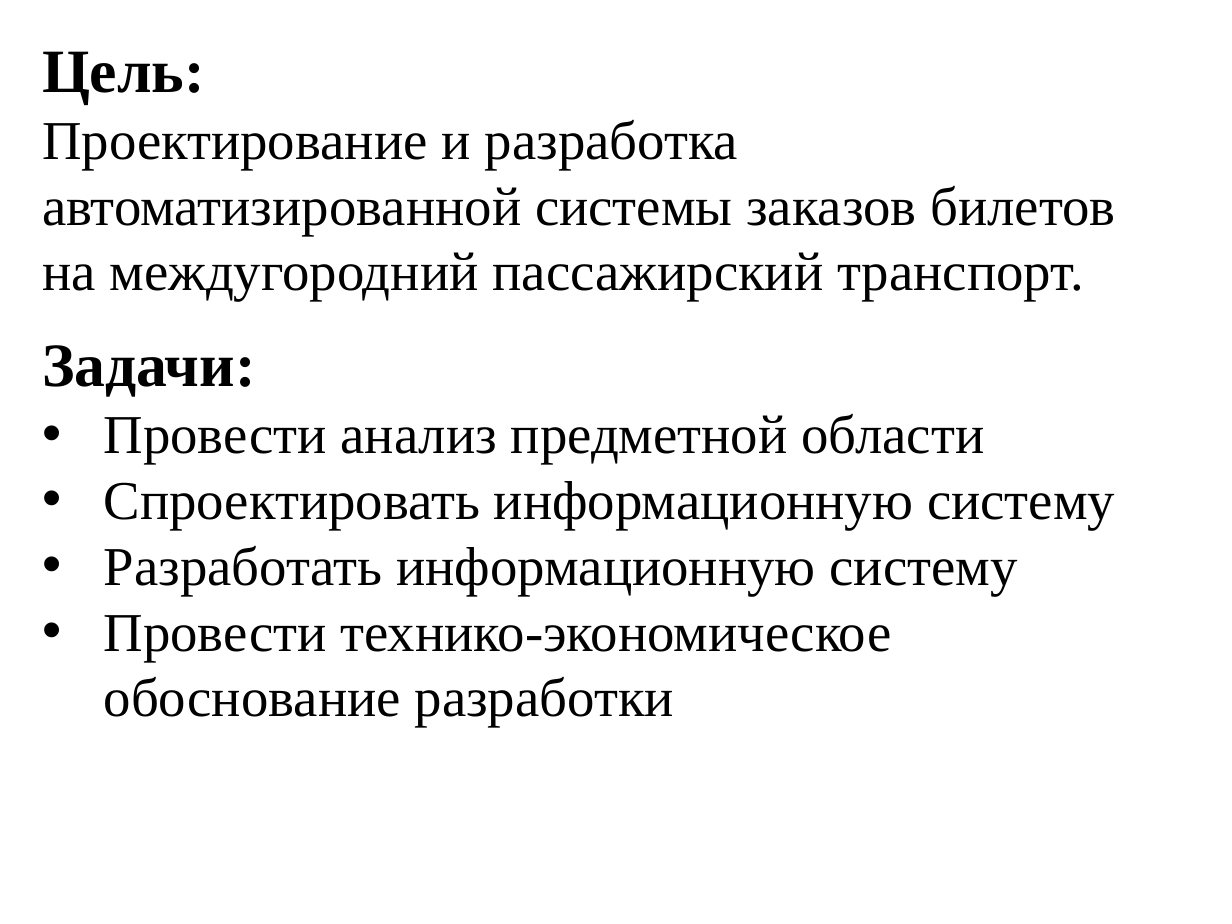
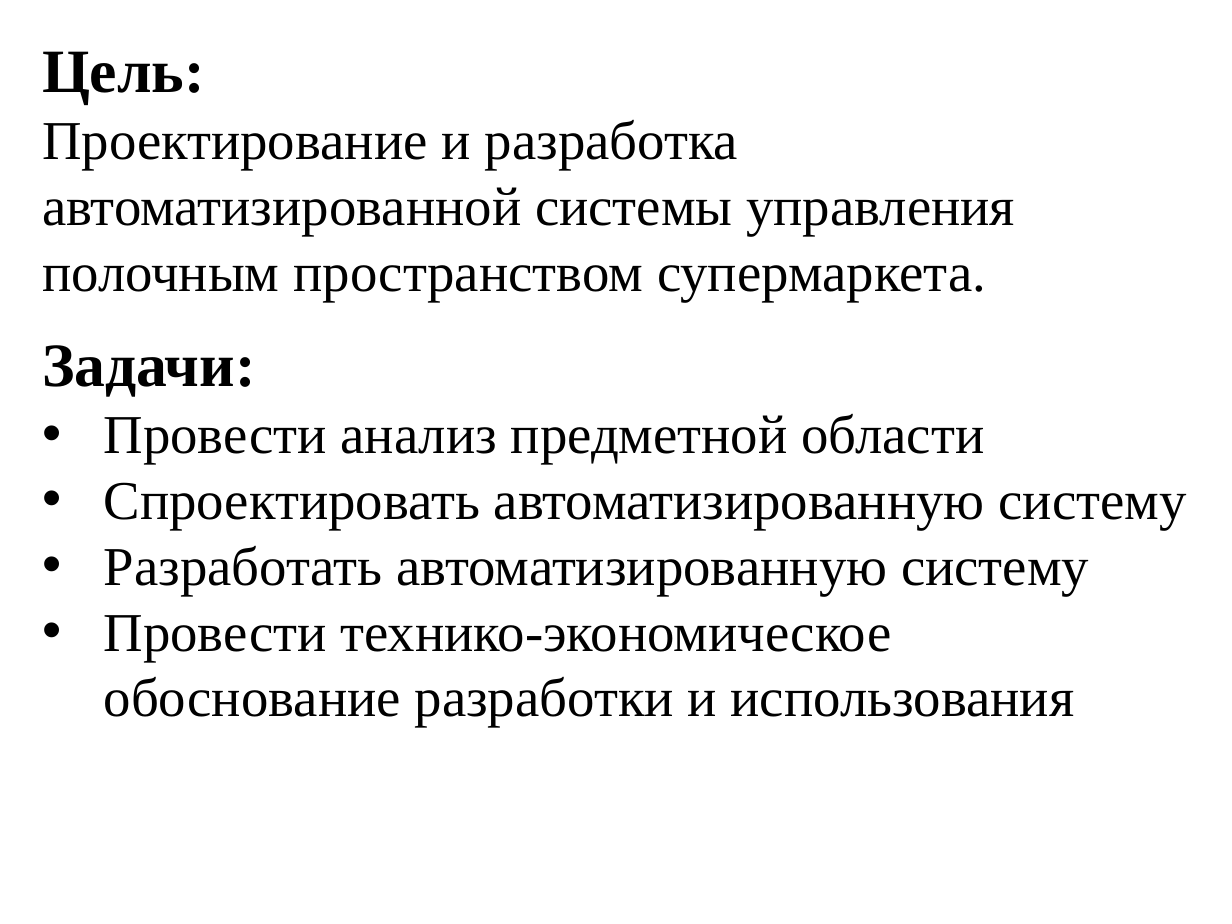
Before and after one commit to ChoroDev/master-degree-graduation-project, a slide deck: slide 2 of note/presentation.pptx. Drawn at 1232x924 pixels with LibreOffice and Linux fonts; fonts in the diff are those of the drawing. Boxes give left, top, right and bottom in pixels: in the first picture for what was removed or moved away, otherwise in the second. Text is boxed around its words. In the diff, an @@ line names an element or a change of style, - is before the commit and + after.

```diff
--- a/note/presentation.pptx
+++ b/note/presentation.pptx
@@ text at (x1=42, y1=119, x2=1015, y2=301): text changed @@
-Проектирование и разработка автоматизированной системы заказов билетов на междугородний пассажирский транспорт.
+Проектирование и разработка автоматизированной системы управления полочным пространством супермаркета.
@@ text at (x1=104, y1=482, x2=1186, y2=727): text changed @@
-• Спроектировать информационную систему
-• Разработать информационную систему
-• Провести технико-экономическое обоснование разработки
+• Спроектировать автоматизированную систему
+• Разработать автоматизированную систему
+• Провести технико-экономическое обоснование разработки и использования
```
Also in this commit, not shown: 4 other slides changed, 1 slide added, 1 slide removed.
